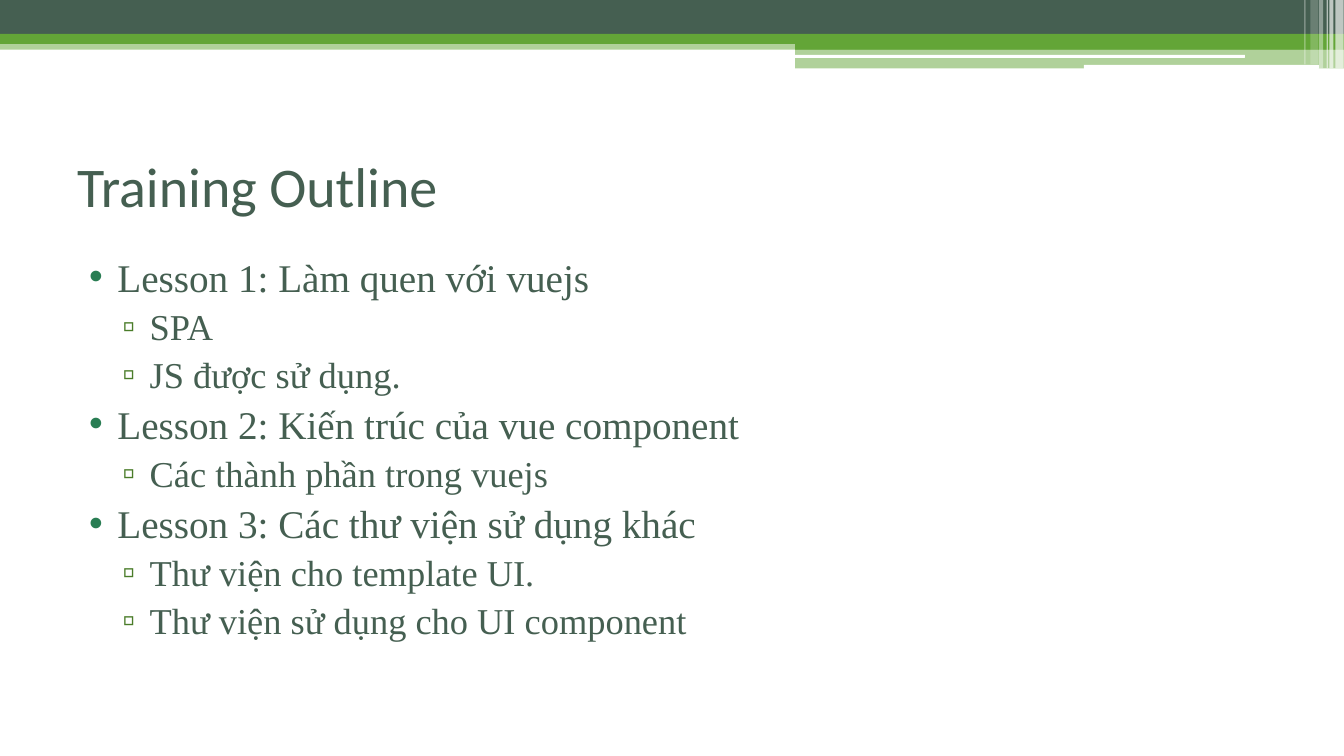
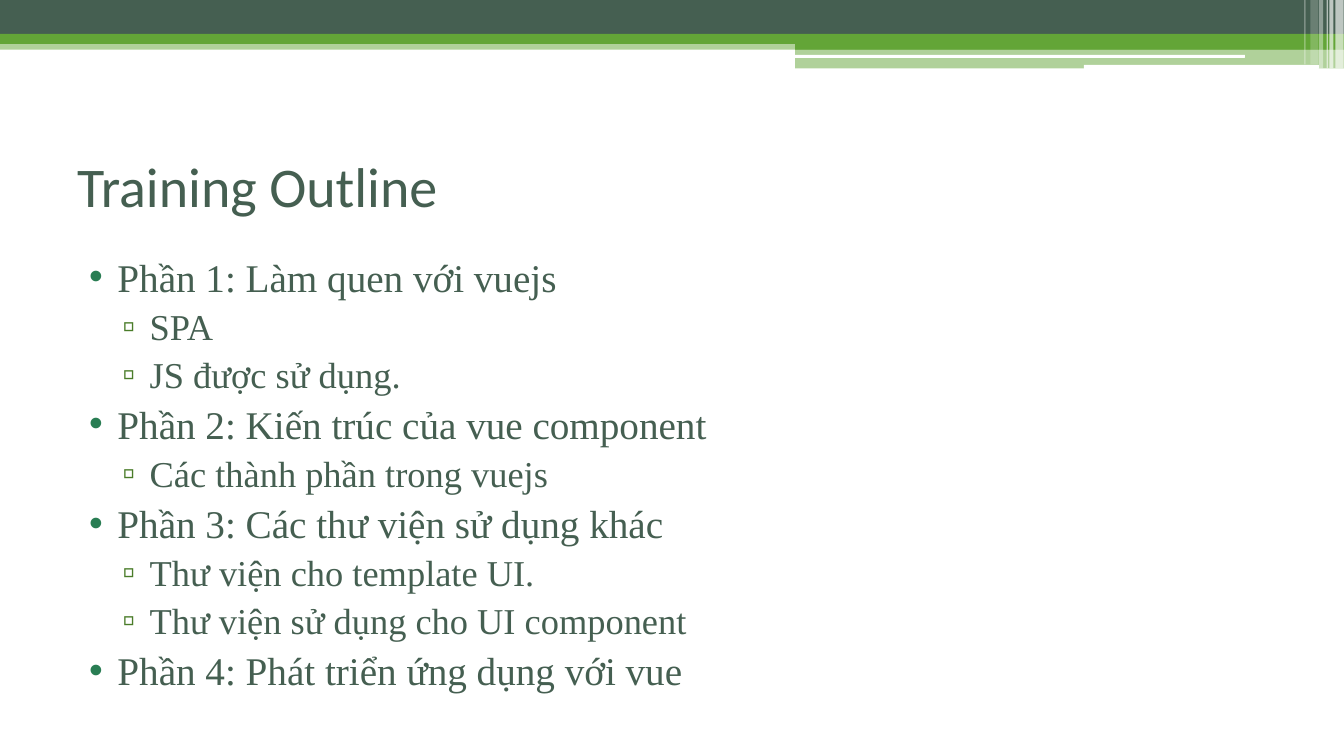
Before and after one commit to phamtuanchip/7dayswithvuejs, a slide deck: slide 3 of vuejs-2.0.pptx. Drawn at 1344x756 pixels with LibreOffice and Linux fonts; fonts in the diff are those of the drawing. Boxes give left, top, right and bottom in pixels: in the first picture for what was removed or moved away, otherwise in the second. Text is boxed around its words. In the diff, an @@ line names an element or a change of style, - is before the commit and + after.

```diff
--- a/vuejs-2.0.pptx
+++ b/vuejs-2.0.pptx
@@ text at [117, 263, 557, 299]: text changed @@
-• Lesson 1: Làm quen với vuejs
+• Phần 1: Làm quen với vuejs
@@ text at [117, 410, 707, 446]: text changed @@
-• Lesson 2: Kiến trúc của vue component
+• Phần 2: Kiến trúc của vue component
@@ text at [117, 509, 663, 545]: text changed @@
-• Lesson 3: Các thư viện sử dụng khác
+• Phần 3: Các thư viện sử dụng khác
@@ text at [117, 656, 683, 692]: paragraph added @@
+• Phần 4: Phát triển ứng dụng với vue
```
Also in this commit, not shown: 24 other slides changed, 2 slides added.
